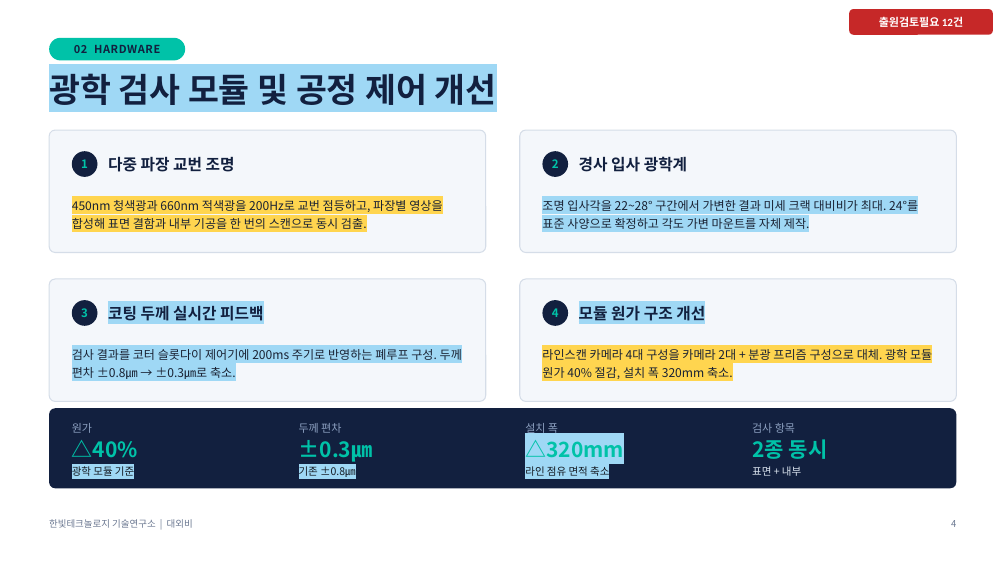
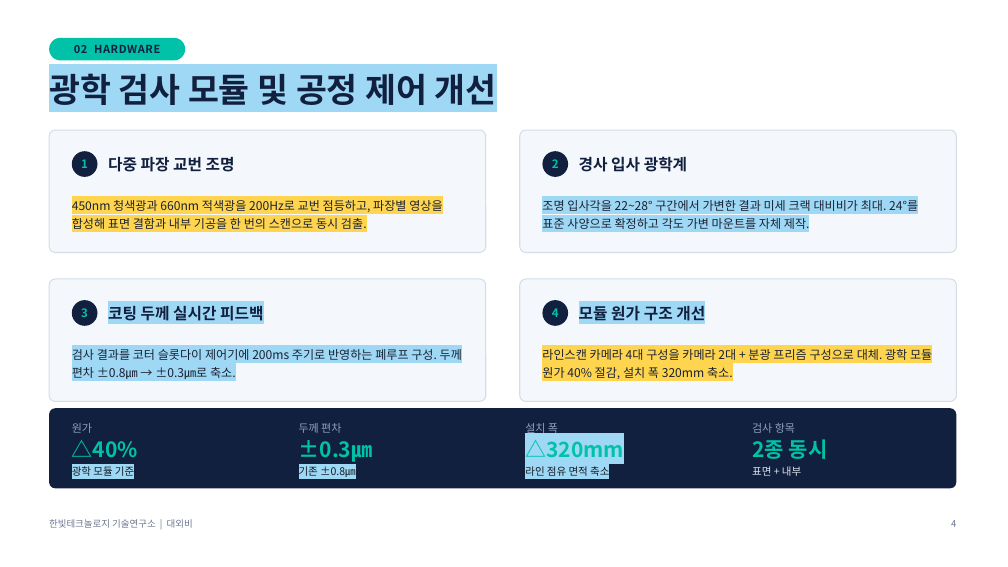
Before and after one commit to HyungKim/patent-marker, a slide deck: slide 4 of samples/회사보고자료_예시_마킹결과.pptx. Drawn at 1008x567 pixels with LibreOffice and Linux fonts; fonts in the diff are those of the drawing. Boxes give left, top, right and bottom in pixels: in the first picture for what was removed or moved away, otherwise in the second. Text is boxed around its words. In the diff, an @@ line names an element or a change of style, - is before the commit and + after.

```diff
--- a/samples/회사보고자료_예시_마킹결과.pptx
+++ b/samples/회사보고자료_예시_마킹결과.pptx
@@ rounded rectangle removed at (849,9,993,35) @@
-출원검토필요 12건
```
Also in this commit, not shown: 4 other slides changed, 4 slides removed.
